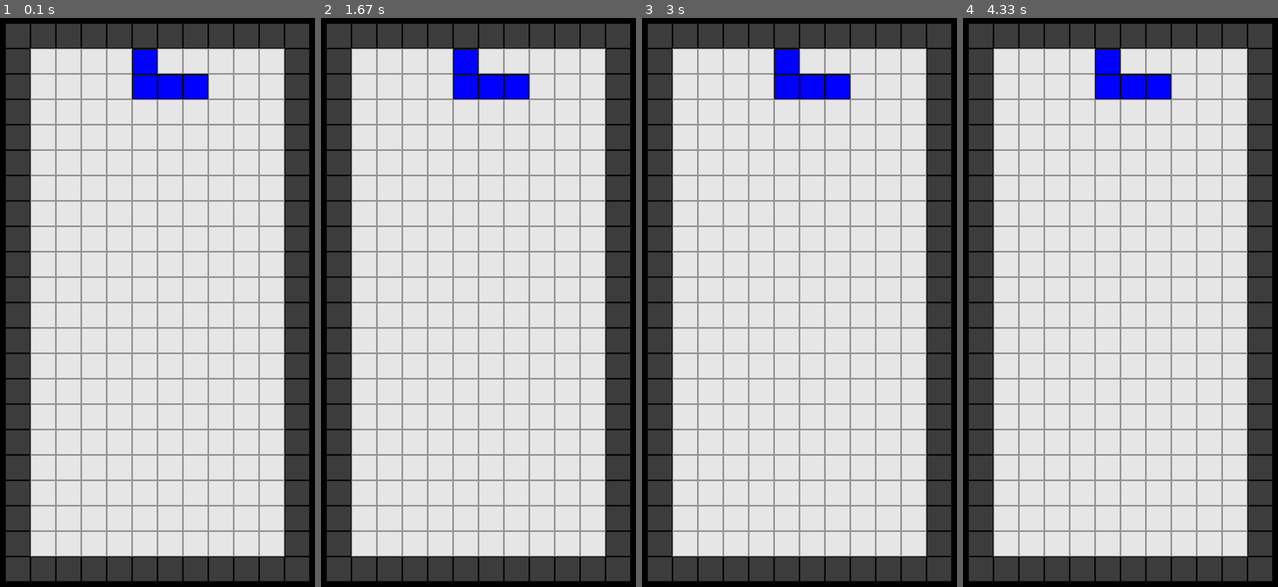
Above: before the commit, frames 1-4 (left to right).
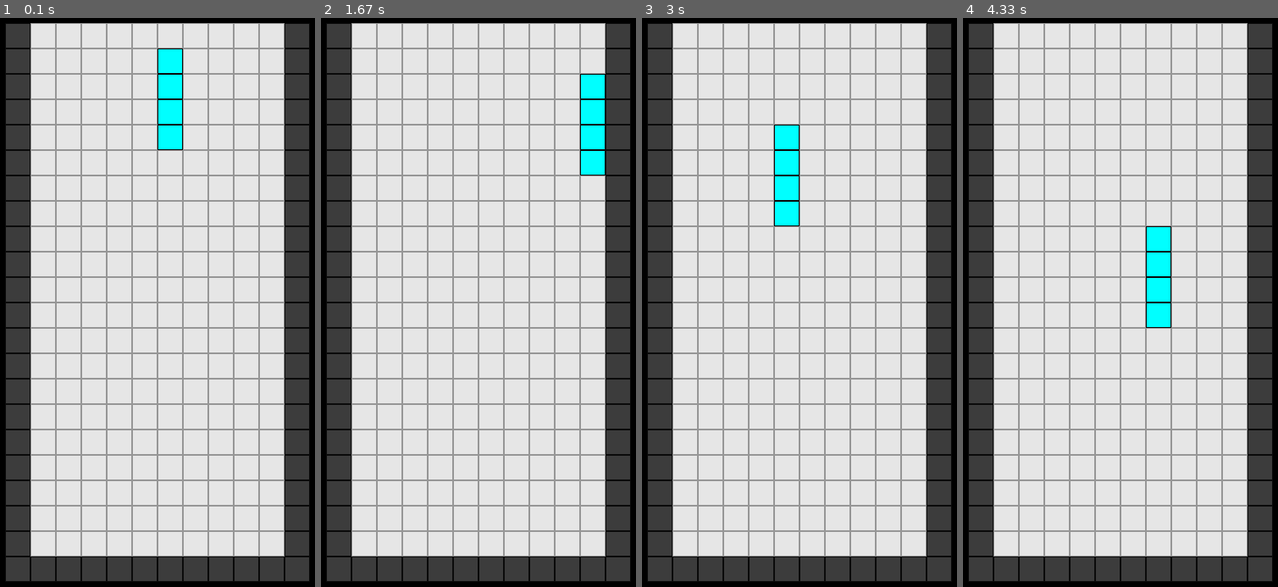
Above: after the commit, the same moments.

Repository: aoisupersix/TetrisPygame
Game: pygame game, started from TetrisPy.py
Same seed, same stepped clock (60 frames per second), same inputs: the game is played once before the commit and once after it.
Inputs:
- Up to frame 1 (0.1 s): no input
- Up to frame 2 (1.67 s): hold Space 0.33-0.8 s; hold Right 0.33-0.8 s; hold Space 0.83-1.3 s; hold Right 0.83-1.3 s
- Up to frame 3 (3 s): hold Left 2.33-2.87 s; hold Down from 2.9 s (still down)
- Up to frame 4 (4.33 s): release Down at 3.2 s; hold Left 3.23-3.63 s; hold Right 3.67-4.3 s

The runs differ from the first frame. In frame 1, 6.1% of the frame differs, in the area x 9-91%, y 0-24%; in frame 2, 6.5%, in the area x 9-91%, y 0-28%; in frame 3, 6.5%; in frame 4, 6.5%.

Commit message:
とりあえず最低限の機能完成

Diff:
--- a/TetrisPy.py
+++ b/TetrisPy.py
@@ -2,7 +2,8 @@
 import pygame
 from pygame.locals import *
 import sys
-
+import random
+import copy
 
 BLOCK_SIZE = 30
 #フィールドサイズ
@@ -27,11 +28,13 @@
 #フィールド
 field = [[FIELD_NONE for i in range(FIELD_HEIGHT)] for j in range(FIELD_WIDTH) ]
 for i in range(FIELD_WIDTH):
-    field[i][0] = FIELD_WALL
     field[i][FIELD_HEIGHT - 1] = FIELD_WALL
 for i in range(FIELD_HEIGHT):
     field[0][i] = FIELD_WALL
     field[FIELD_WIDTH - 1][i] = FIELD_WALL
+
+#次に出すテトリミノ
+nextMino = []
 
 #座標を管理するクラス
 class Pos:
@@ -60,33 +63,27 @@
              Mino(4,Pos(-1,1),Pos(-1,0),Pos(1,0),[0,0,128]),   #L
              Mino(2,Pos(-1,0),Pos(0,-1),Pos(1,-1),[0,255,0]),   #S
              Mino(2,Pos(1,0),Pos(0,-1),Pos(-1,-1),[255,0,0]),   #Z
-             Mino(0,Pos(0,-1),Pos(1,-1),Pos(1,0),[255,255,0]),   #O
+             Mino(1,Pos(0,-1),Pos(1,-1),Pos(1,0),[255,255,0]),   #O
             ]
 
 #現在のテトリミノ
 class MinoStatus:
+
     def __init__(self, t, r, p):
         self.type = t
         self.rotate = r
         self.pos = p
+        print("---Create Status---")
+        print("type=" + str(self.type))
+        print("rotate=" + str(self.rotate))
+        print("pos=" + str(self.pos.x) + ", " + str(self.pos.y))
         self.updatePos(self.pos,self.rotate)
 
-    def updatePos(self, p, r):
-        if p.x != self.pos.x or p.y != self.pos.y or r != self.rotate:
-            #前回地点を削除
-            field[self.pos.x][self.pos.y] = FIELD_NONE
-            for i in range(3):
-                ro = rotate % tetrimino[self.type].rotate
-                dx = tetrimino[self.type].pos[i].x
-                dy = tetrimino[self.type].pos[i].y
-                for j in range(1, ro+1):
-                    tmp = -dy
-                    dy = dx
-                    dx = tmp
-                field[dx + self.pos.x][dy + self.pos.y] = FIELD_NONE
-
-        #フィールド更新
-        field[p.x][p.y] = self.type
+
+    #ブロックのポジションを返す。
+    def getPos(self, p, r):
+        pos = []
+        pos.append(p)
         for i in range(3):
             ro = r % tetrimino[self.type].rotate
             dx = tetrimino[self.type].pos[i].x
@@ -95,31 +92,126 @@
                 tmp = -dy
                 dy = dx
                 dx = tmp
-            field[dx + p.x][dy + p.y] = self.type
+            pos.append(Pos(dx + p.x, dy + p.y))
+        for po in pos:
+            print("getPos:Pos=" + str(po.x) + ", " + str(po.y))
+        print("returnPos")
+        return pos
+
+    def canPut(self, gp):
+        bpos = self.getPos(self.pos, self.rotate)
+        for i in gp:
+            for j in bpos:
+                if j.x == i.x and j.y == i.y:
+                    #自分がいるので除外
+                    break
+            else:
+                if i.x < 0 or i.x >= FIELD_WIDTH or i.y < 0 or i.y >= FIELD_HEIGHT or field[i.x][i.y] != FIELD_NONE:
+                    #置けない
+                    print("DONT PUT")
+                    break
+        else:
+            return True
+        return False
+
+    def updatePos(self, p, r):
+        #置けるかどうかのチェック
+        bpos = self.getPos(self.pos, self.rotate)
+        apos = self.getPos(p, r)
+
+        if self.canPut(apos):
+            if p.x != self.pos.x or p.y != self.pos.y or r != self.rotate:
+                #前回地点を削除
+                for i in bpos:
+                    field[i.x][i.y] = FIELD_NONE
+
+            #フィールド更新
+            for i in apos:
+                field[i.x][i.y] = self.type
+            field[p.x][p.y] = self.type
+            self.rotate = r
+            self.pos = p
+
+#新しいテトリミノを出す
+def spawn():
+    if len(nextMino) == 0:
+        #セット
+        for i in range(len(tetrimino)):
+            nextMino.append(i)
+        random.shuffle(nextMino)
+    print(nextMino[0])
+    return MinoStatus(nextMino.pop(), 0, Pos(6,2))
+
+#消す
+def deleteLine():
+    for y in range(FIELD_HEIGHT-1):
+        for x in range(1,FIELD_WIDTH-1):
+            if field[x][y] == FIELD_NONE:
+                break
+        else:
+            #この行が全て埋まってる
+            for j in reversed(range(y)):
+                print("del:" + str(j))
+                for i in range(FIELD_WIDTH):
+                    field[i][j + 1] = field[i][j]
+            y += 1
 def main():
     #初期設定
     pygame.init()
     screen = pygame.display.set_mode((WINDOW_WIDTH,WINDOW_HEIGHT))
     clock = pygame.time.Clock()
-    pygame.display.set_caption("PyGameTest")
-    frame = 0
-    currentMino = MinoStatus(MINO_J, 2, Pos(6,2))
+    pygame.display.set_caption("PyTetris")
+    frame = 0   #テトリミノの落下管理
+    keyFrame = 0    #キー入力の間隔管理
+    spinFrame = 0   #スピンの間隔管理
+    currentMino = spawn()
     while(1):
+        clock.tick(framerate)
         screen.fill((0,0,0))    #画面塗りつぶし
         __draw(screen)
         pygame.display.update()
+
+        #下端に達したかどうか
+        gePos = currentMino.getPos(Pos(currentMino.pos.x, currentMino.pos.y + 1), currentMino.rotate)
+        if not currentMino.canPut(gePos):
+            deleteLine()
+            currentMino = spawn()
+            continue
+
         #イベント処理
         for event in pygame.event.get():
             #終了
             if event.type == QUIT:
+                print("END")
                 pygame.quit()
                 sys.exit()
-        clock.tick(framerate)
+
         if frame >= fallFrame:
             #落ちる
-            print("fall")
+            currentMino.updatePos(Pos(currentMino.pos.x, currentMino.pos.y + 1), currentMino.rotate)
             frame = 0
+
+        #キー入力
+        pressed = pygame.key.get_pressed()
+        if keyFrame >= framerate / 10:
+            keyFrame = 0
+            #左移動
+            if pressed[K_LEFT]:
+                currentMino.updatePos(Pos(currentMino.pos.x - 1,currentMino.pos.y),currentMino.rotate)
+            #右移動
+            if pressed[K_RIGHT]:
+                currentMino.updatePos(Pos(currentMino.pos.x + 1,currentMino.pos.y),currentMino.rotate)
+            #スピン
+            if pressed[K_SPACE] and spinFrame >= framerate / 7:
+                currentMino.updatePos(currentMino.pos, currentMino.rotate + 1)
+                spinFrame = 0
+            #ソフトドロップ
+            if pressed[K_DOWN]:
+                currentMino.updatePos(Pos(currentMino.pos.x,currentMino.pos.y+1),currentMino.rotate)
+
         frame += 1
+        keyFrame += 1
+        spinFrame += 1
 def __draw(sc):
     #ブロック描画
     for x in range(FIELD_WIDTH):
